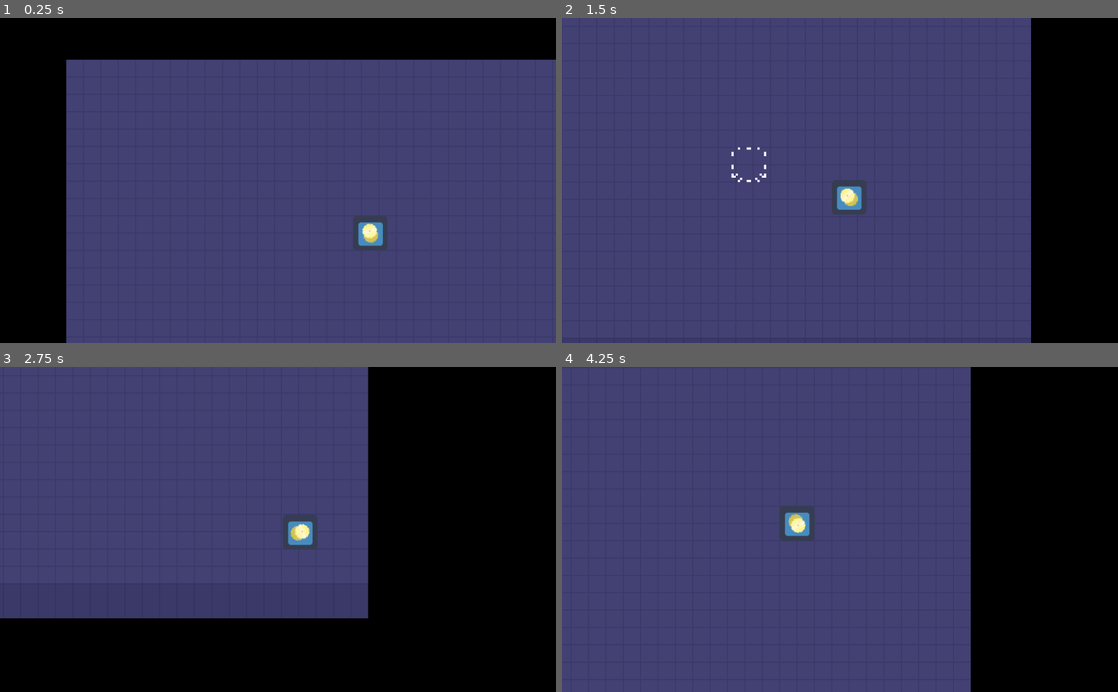
Above: before the commit, frames 1-4 (two rows, left to right).
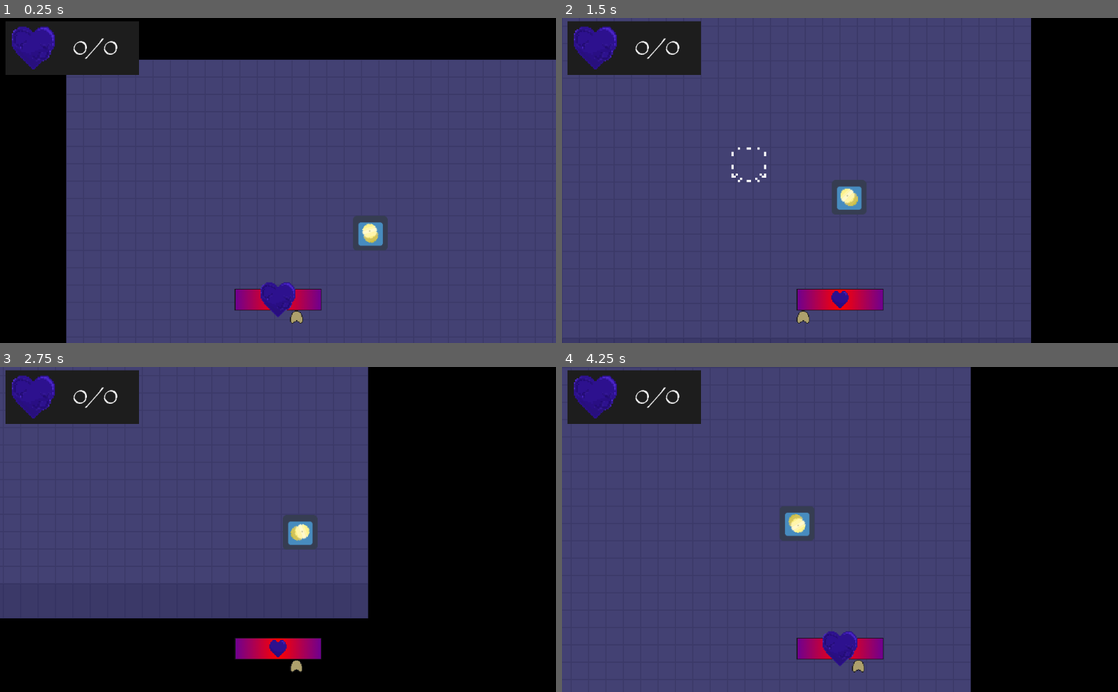
Above: after the commit, the same moments.

Repository: ColdCalzone/GWJ-30
Game: Godot game, scene res://singletons/Game.tscn
The game is run twice, just before and just after one commit, with the same random seed, the same clock (stepped at 60 frames per second) and the same inputs. The project has no main scene, so this scene is started directly. The engine's default icon, where the game draws it, is replaced by a stand-in: a white triangle on a blue panel in a dark square.
Inputs (mouse positions are in pixels of both pictures, inside the frame that each line leads up to):
- Up to frame 1 (0.25 s): no input
- Up to frame 2 (1.5 s): tap Enter (ui_accept) at 0.5, 0.77 s; move the mouse to (962, 164) at 0.52 s; hold D (move_right) 0.53-1.28 s; click (962, 164) at 0.67 s; move the mouse to (728, 196) at 1.27 s; hold S (move_down) from 1.28 s (still down)
- Up to frame 3 (2.75 s): tap Enter (ui_accept) at 1.52 s; move the mouse to (333, 458) at 2.02 s; release S (move_down) at 2.03 s; hold D (move_right) from 2.03 s (still down)
- Up to frame 4 (4.25 s): move the mouse to (812, 594) at 2.77 s; release D (move_right) at 2.78 s; hold W (move_up) 2.78-3.53 s; click (812, 594) at 2.92 s; tap Enter (ui_accept) at 3.02, 3.77 s; move the mouse to (1006, 578) at 3.52 s; hold A (move_left) from 3.53 s (still down)

The runs differ from the first frame. In frame 1, 5.2% of the frame differs, in the area x 1-58%, y 1-95%; in frame 2, 5.1%; in frame 3, 5.0%; in frame 4, 5.2%.

Commit message:
Implemented HUD

Diff:
--- /dev/null
+++ b/hud/HUD.gd
@@ -0,0 +1,6 @@
+extends CanvasLayer
+
+
+
+onready var game := get_parent()
+onready var player : Entity = get_tree().get_nodes_in_group("player")[0]
--- /dev/null
+++ b/hud/HUD.tscn
@@ -0,0 +1,12 @@
+[gd_scene load_steps=4 format=2]
+
+[ext_resource path="res://hud/Heartbeat.tscn" type="PackedScene" id=1]
+[ext_resource path="res://hud/HealthDisplay.tscn" type="PackedScene" id=2]
+[ext_resource path="res://hud/HUD.gd" type="Script" id=3]
+
+[node name="HUD" type="CanvasLayer"]
+script = ExtResource( 3 )
+
+[node name="Heartbeat" parent="." instance=ExtResource( 1 )]
+
+[node name="HealthDisplay" parent="." instance=ExtResource( 2 )]
--- /dev/null
+++ b/hud/HealthDisplay.gd
@@ -0,0 +1,11 @@
+extends Control
+
+
+
+onready var display := $Control/Display
+onready var player : Entity = get_tree().get_nodes_in_group("player")[0]
+
+
+
+func _process(_delta : float) -> void:
+	display.text = "%s/%s" % [player.health, player.max_health]
--- /dev/null
+++ b/hud/HealthDisplay.tscn
@@ -0,0 +1,61 @@
+[gd_scene load_steps=6 format=2]
+
+[ext_resource path="res://assets/heartbeat.png" type="Texture" id=1]
+[ext_resource path="res://assets/Papyrus.ttf" type="DynamicFontData" id=2]
+[ext_resource path="res://hud/HealthDisplay.gd" type="Script" id=3]
+
+[sub_resource type="AtlasTexture" id=1]
+atlas = ExtResource( 1 )
+region = Rect2( 128, 0, 32, 32 )
+
+[sub_resource type="DynamicFont" id=2]
+size = 48
+font_data = ExtResource( 2 )
+
+[node name="HealthDisplay" type="Control"]
+anchor_left = 0.01
+anchor_top = 0.01
+anchor_right = 0.25
+anchor_bottom = 0.175
+script = ExtResource( 3 )
+__meta__ = {
+"_edit_use_anchors_": false
+}
+
+[node name="ColorRect" type="ColorRect" parent="."]
+anchor_right = 1.0
+anchor_bottom = 1.0
+color = Color( 0.113725, 0.113725, 0.113725, 1 )
+__meta__ = {
+"_edit_use_anchors_": false
+}
+
+[node name="Control" type="HBoxContainer" parent="."]
+anchor_left = 0.05
+anchor_top = 0.1
+anchor_right = 0.95
+anchor_bottom = 0.9
+__meta__ = {
+"_edit_group_": true,
+"_edit_use_anchors_": false
+}
+
+[node name="TextureRect" type="TextureRect" parent="Control"]
+margin_right = 77.0
+margin_bottom = 79.0
+size_flags_horizontal = 3
+texture = SubResource( 1 )
+expand = true
+stretch_mode = 5
+__meta__ = {
+"_edit_use_anchors_": false
+}
+
+[node name="Display" type="Label" parent="Control"]
+margin_left = 81.0
+margin_top = 1.0
+margin_right = 221.0
+margin_bottom = 78.0
+size_flags_horizontal = 3
+custom_fonts/font = SubResource( 2 )
+text = "10/10"
--- a/singletons/Game.gd
+++ b/singletons/Game.gd
@@ -15,6 +15,7 @@
 const ENEMY1_PACKED := preload("res://objects/enemies/Enemy1.tscn")
 const PLAYER_PACKED := preload("res://objects/Player.tscn")
 const SPAWNER_PACKED := preload("res://objects/Spawner.tscn")
+const HUD_PACKED := preload("res://hud/HUD.tscn")
 
 const ENTITY_SIZE := Vector2(64, 64)
 const MAP_SIZE := Vector2(35, 20)
@@ -34,6 +35,13 @@
 	AudioManager.play_music("rocken")
 	spawn_player(Vector2(MAP_SIZE.x * 32.0 / 2.0, MAP_SIZE.y * 32.0 / 2.0))
 	new_wave()
+	add_hud()
+
+
+
+func add_hud() -> void:
+	var hud_instance := HUD_PACKED.instance()
+	add_child(hud_instance)
 
 
 
Binary file added: assets/Papyrus.ttf
